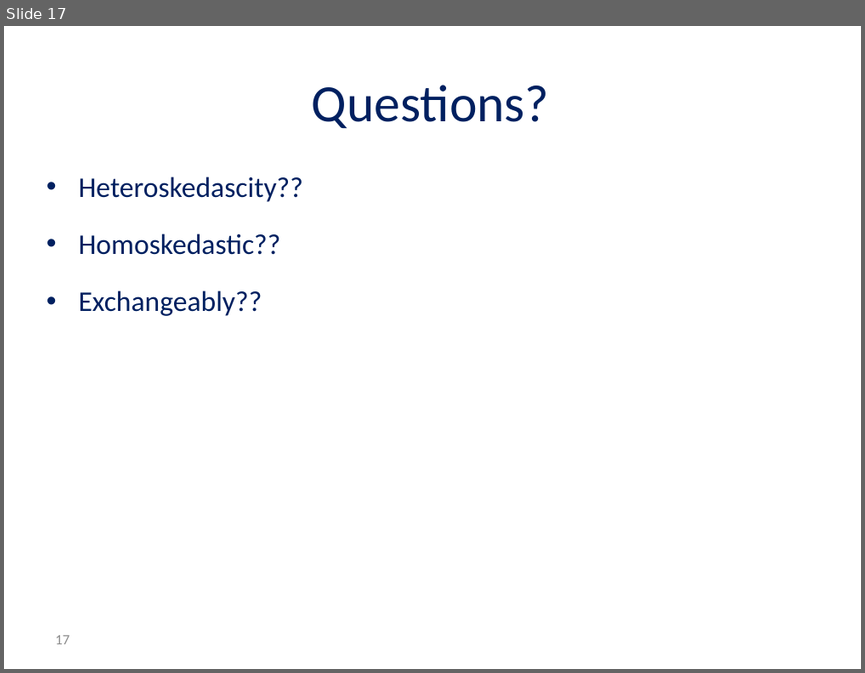
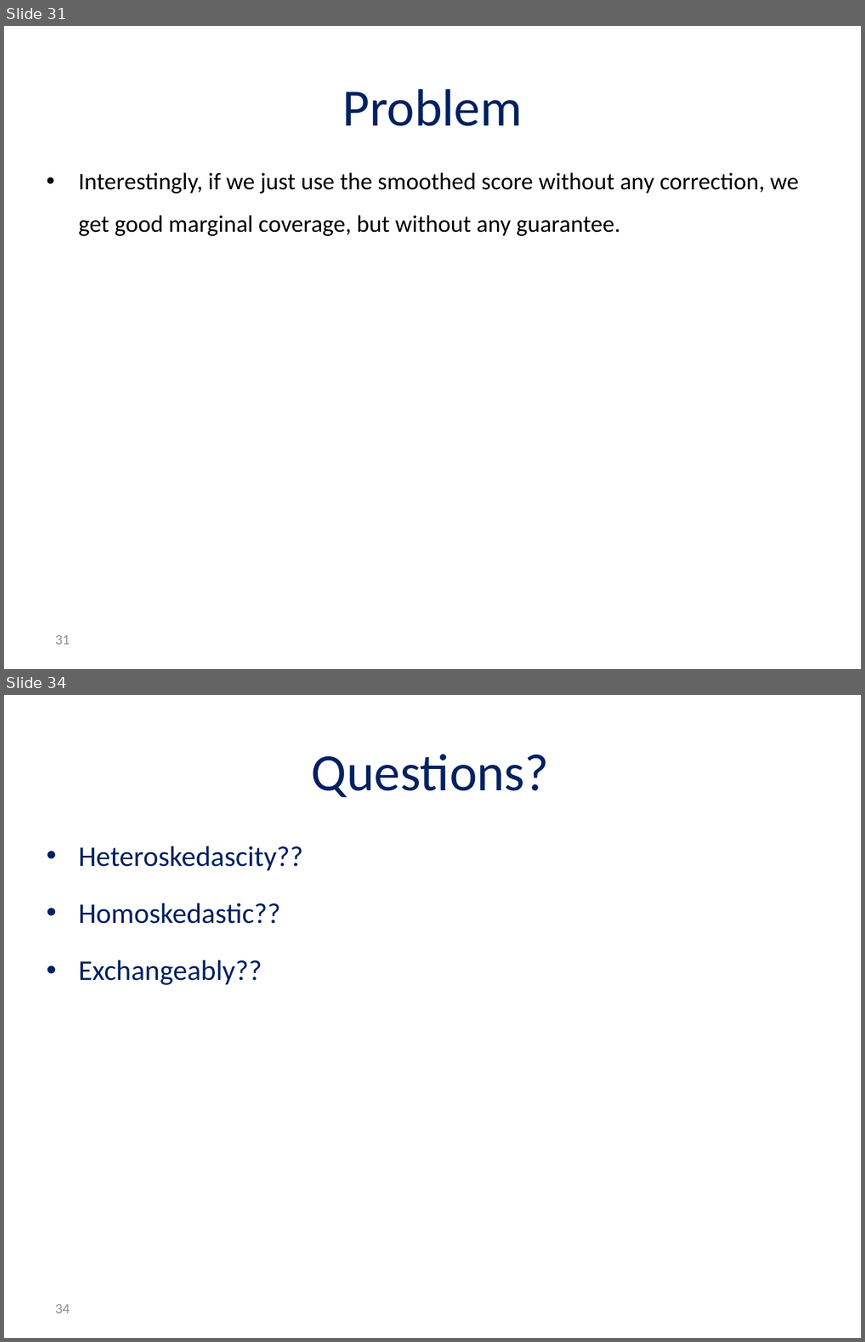
Before and after one commit to Asaf1408/Thesis, a slide deck: Qunatile regression.PPTX. Shown one above the other, each under a label of ours: slide 17 before the commit, slides 31 and 34 after it; the slides between them are not shown. The pictures are 865x673 and 865x1342 pixels, drawn with LibreOffice and Linux fonts; fonts in the diff are those of the drawing; background and template pictures are left out. Boxes give left, top, right and bottom in pixels: in the first picture for what was removed or moved away, otherwise in the second. Text is boxed around its words. In the diff, an @@ line names an element or a change of style, - is before the commit and + after.

```diff
--- a/Qunatile regression.PPTX
+++ b/Qunatile regression.PPTX
@@ slide 31 added at (4, 26, 861, 669), background #FFFFFF @@
@@ title added at (342, 89, 522, 126), 44 pt, text #002060 @@
+Problem
@@ text added at (79, 172, 799, 236), 20 pt, text #000000 @@
+• Interestingly, if we just use the smoothed score without any correction, we get good marginal coverage, but without any guarantee.
@@ page number added at (55, 635, 69, 644), 12 pt, text #8C8C8C @@
+31
@@ what was slide 17 is now slide 34 @@
@@ page number at (55, 1304, 69, 1313): text changed @@
-17
+34
```
Also in this commit, not shown: 16 other slides added, 51 other files.
